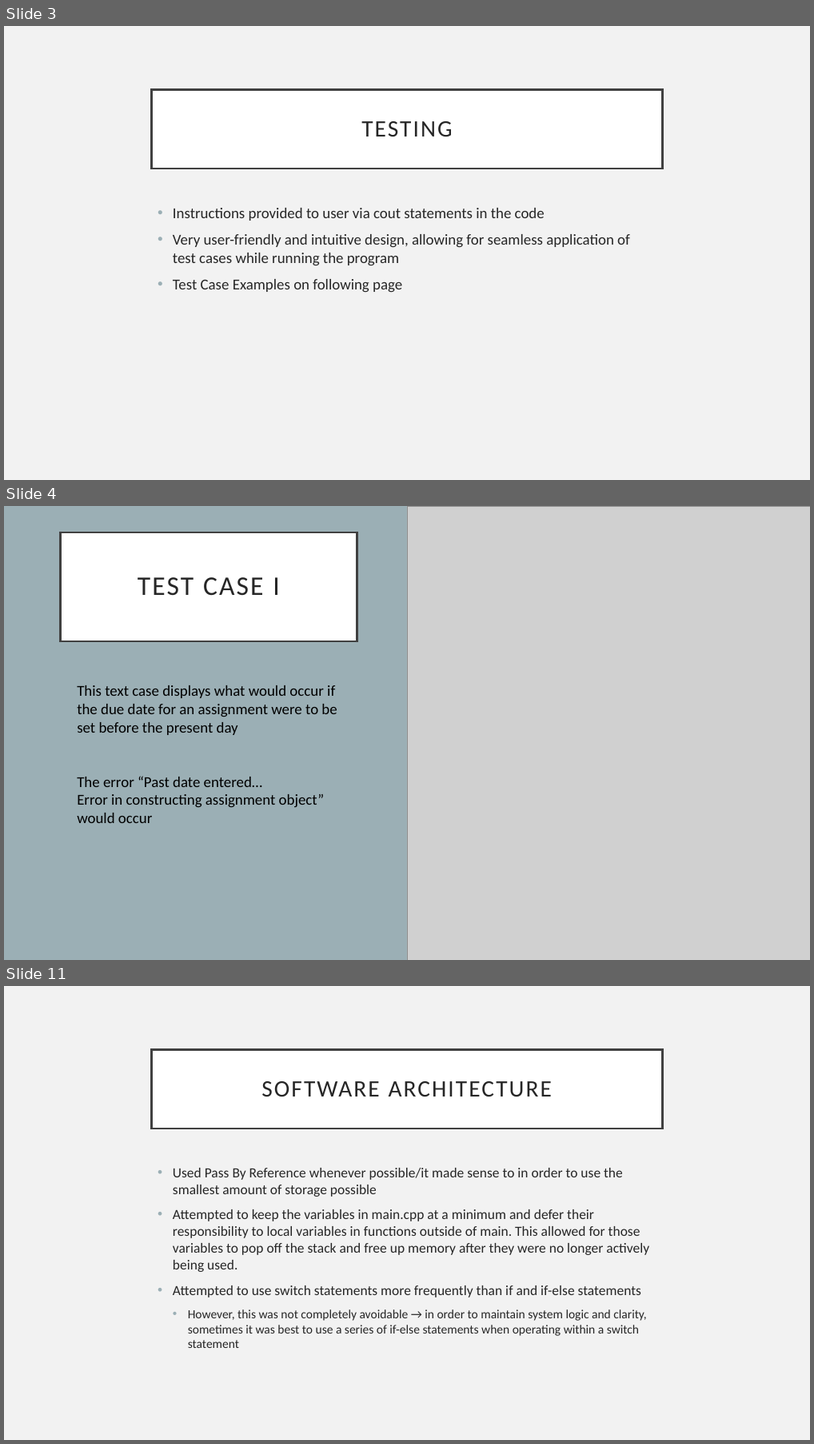
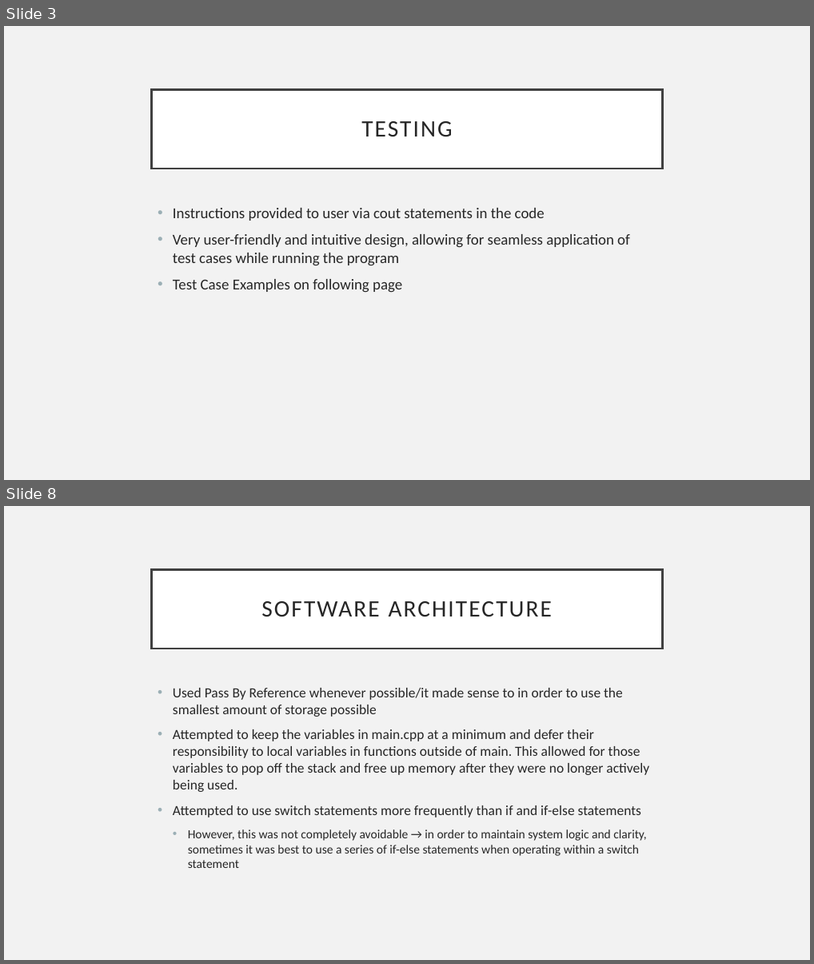
Before and after one commit to kylawilson/EC327FinalProject, a slide deck: doc/ProjectArchitecture.pptx. Shown one above the other, each under a label of ours: slides 3, 4 and 11 before the commit, slides 3 and 8 after it; the slides between them are not shown. The pictures are 814x1444 and 814x964 pixels, drawn with LibreOffice and Linux fonts; fonts in the diff are those of the drawing; grey boxes stand for pictures. Boxes give left, top, right and bottom in pixels: in the first picture for what was removed or moved away, otherwise in the second. Text is boxed around its words. In the diff, an @@ line names an element or a change of style, - is before the commit and + after.

```diff
--- a/doc/ProjectArchitecture.pptx
+++ b/doc/ProjectArchitecture.pptx
@@ slide 4 removed at [4,506,810,960], background #9BAFB5 @@
@@ picture removed at [407,506,810,960] @@
@@ title removed at [60,532,358,641] @@
-TEST CASE I
@@ text removed at [77,685,337,823] @@
-This text case displays what would occur if the due date for an assignment were to be set before the present day
-The error “Past date entered…
-Error in constructing assignment object” would occur
@@ what was slide 11 is now slide 8 @@
```
Also in this commit, not shown: 4 slides added, 6 other slides removed.
